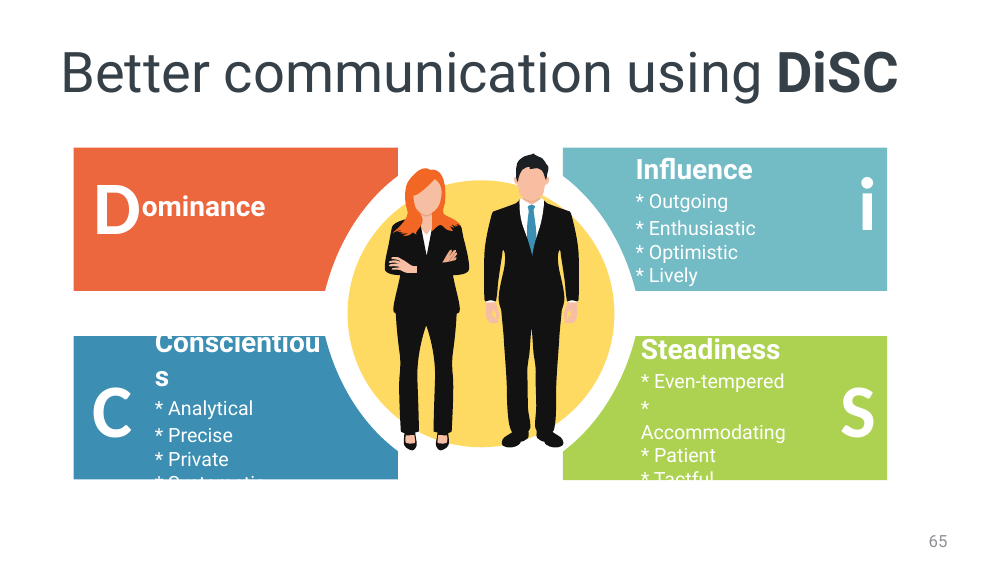
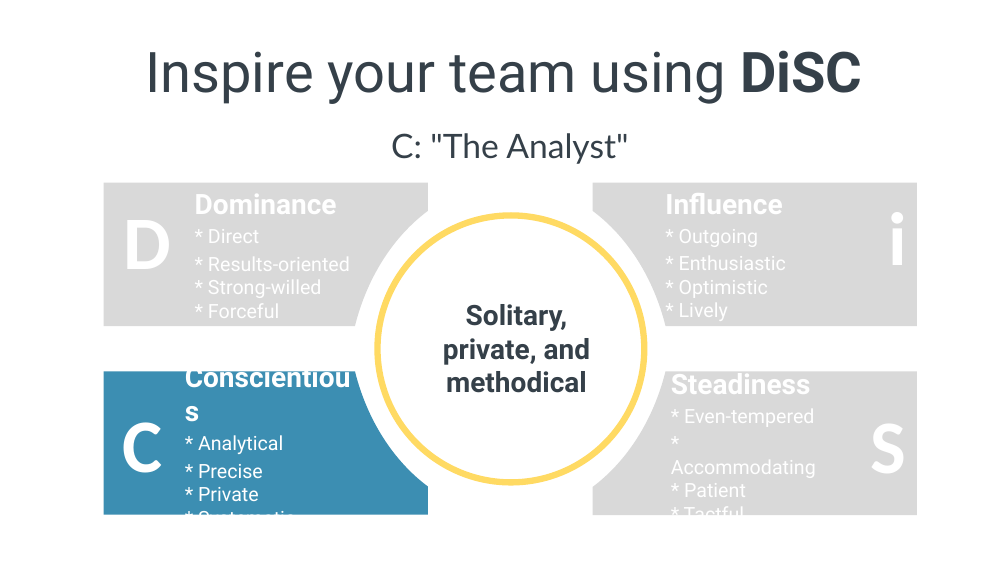
Before and after one commit to spetryjohnson/Talk---Hiring--Firing--and-Inspiring, a slide deck: slide 69 of Hiring, Firing, and Inspiring.pptx (slide 65 before the commit). Drawn at 1008x567 pixels with LibreOffice and Linux fonts; fonts in the diff are those of the drawing. Boxes give left, top, right and bottom in pixels: in the first picture for what was removed or moved away, otherwise in the second. Text is boxed around its words. In the diff, an @@ line names an element or a change of style, - is before the commit and + after.

Commit message:
Added some DiSC slides

```diff
--- a/Hiring, Firing, and Inspiring.pptx
+++ b/Hiring, Firing, and Inspiring.pptx
@@ title at (146, 50, 862, 104): text changed @@
-Better communication using DiSC
+Inspire your team using DiSC
@@ text added at (391, 133, 628, 164), 24 pt, text #354049 @@
+C: "The Analyst"
@@ 7 texts, 5 freeform shapes: place and size @@
-7 texts, 5 freeform shapes at (74, 147, 887, 481)
+7 texts, 5 freeform shapes at (104, 182, 917, 527)
@@ freeform shape at (104, 182, 428, 326): fill #EC673D to #D9D9D9 @@
@@ text removed at (142, 195, 266, 217) @@
-ominance
@@ text added at (195, 185, 350, 324), 14 pt, text #FFFFFF @@
+Dominance
+* Direct
+* Results-oriented
+* Strong-willed
+* Forceful
@@ freeform shape at (593, 182, 917, 326): fill #73BBC5 to #D9D9D9 @@
@@ freeform shape at (377, 216, 644, 483): fill #FFDA63 to #FFFFFF; outline none to #FFDA63 4.5 pt @@
@@ text added at (443, 304, 590, 393), 20 pt, text #354049, bold @@
+Solitary, private, and methodical
@@ freeform shape at (593, 371, 917, 515): fill #ADD251 to #D9D9D9 @@
@@ group removed at (383, 153, 580, 451): 30 freeform shapes, 1 rectangle @@
@@ page number removed at (929, 535, 948, 547) @@
-65
```
Also in this commit, not shown: 9 other slides changed, 14 slides added, 12 slides removed, 1 other file.
